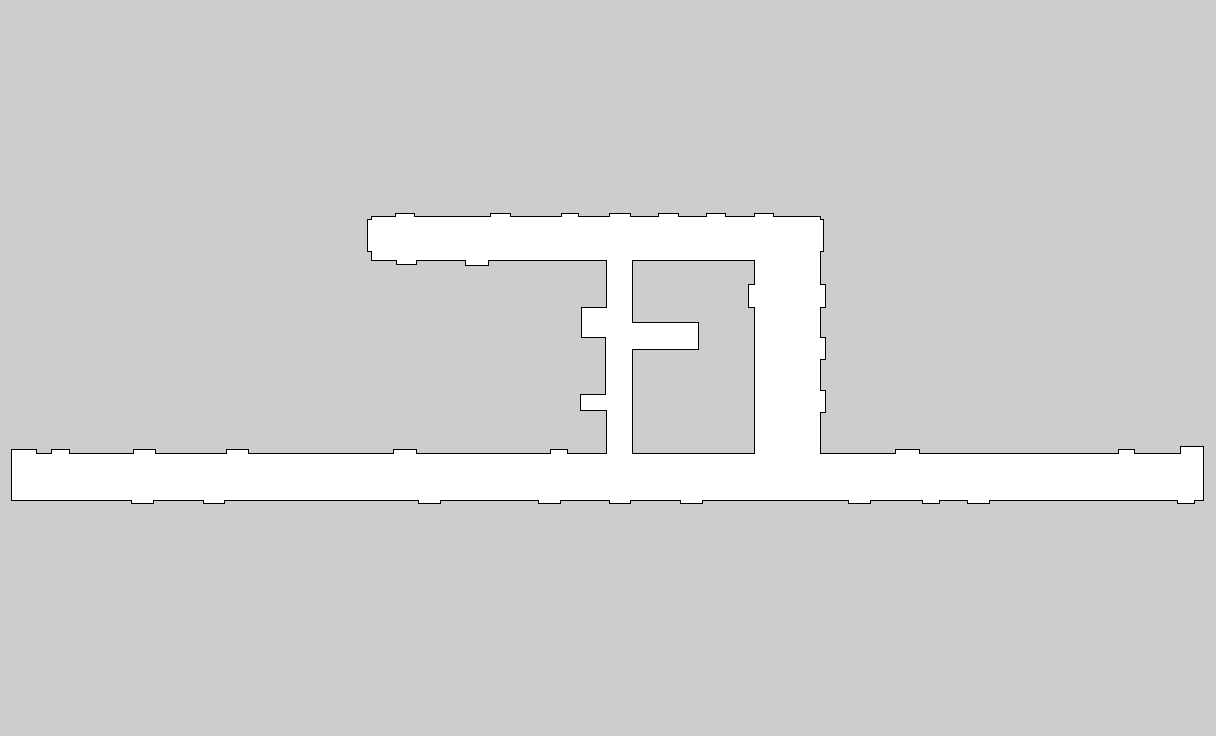
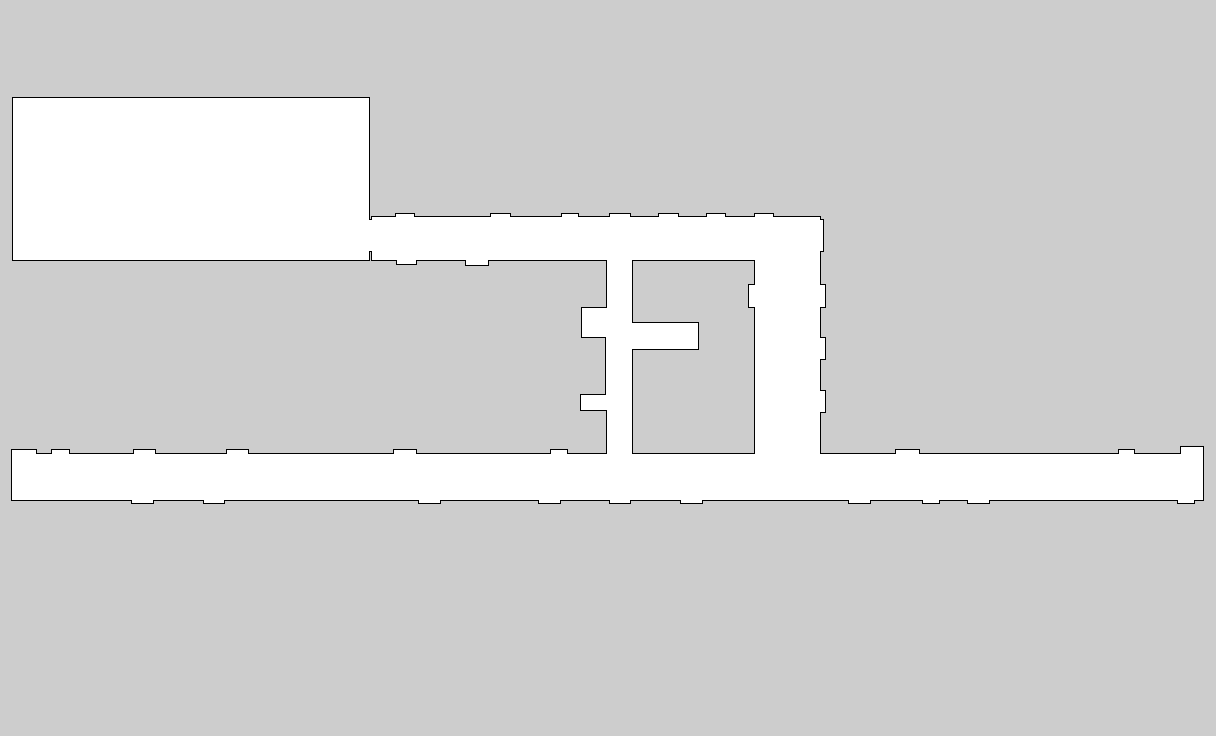
Layered file, before and after one edit (1216px x 736px). Changes by layer:
added layer "hallway_map.pgm copy" above "hallway_map.pgm" over left=12, top=97, right=370, bottom=261
hid "hallway_map.pgm" over left=12, top=97, right=370, bottom=261
